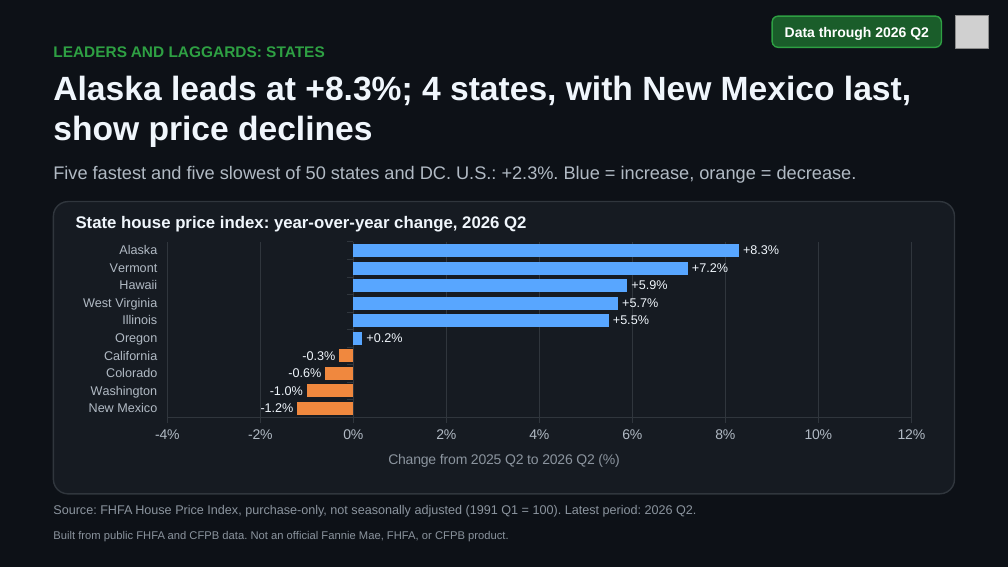
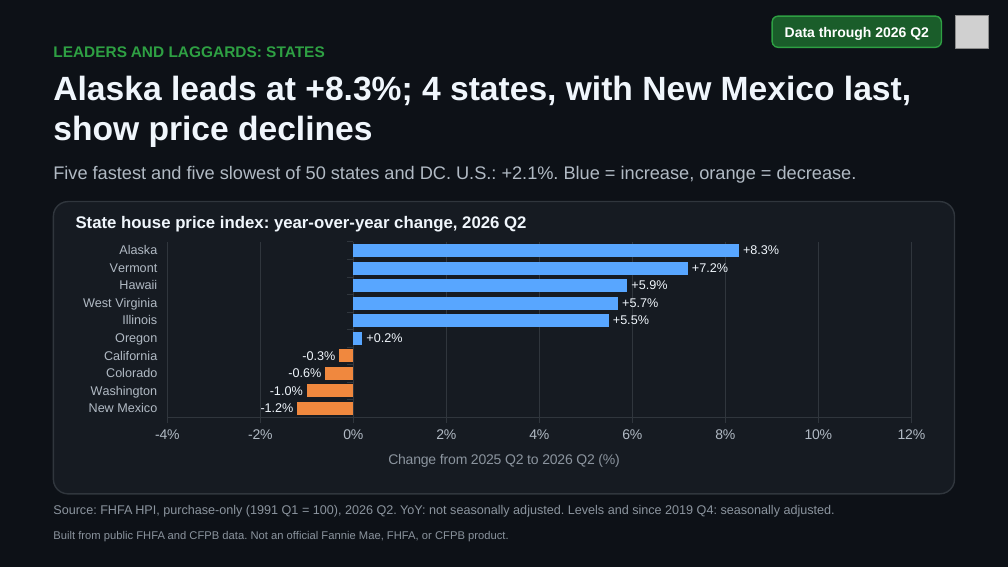
Before and after one commit to DanWahlin/housing-market-demo, a slide deck: slide 4 of briefings/housing-market-briefing.pptx. Drawn at 1008x567 pixels with LibreOffice and Linux fonts; fonts in the diff are those of the drawing; grey boxes stand for pictures. Boxes give left, top, right and bottom in pixels: in the first picture for what was removed or moved away, otherwise in the second. Text is boxed around its words. In the diff, an @@ line names an element or a change of style, - is before the commit and + after.

Commit message:
Use FHFA's quarterly U.S. index and the seasonally adjusted index for changes since 2019 Q4

```diff
--- a/briefings/housing-market-briefing.pptx
+++ b/briefings/housing-market-briefing.pptx
@@ text at [53, 166, 857, 183]: text changed @@
-Five fastest and five slowest of 50 states and DC. U.S.: +2.3%. Blue = increase, orange = decrease.
+Five fastest and five slowest of 50 states and DC. U.S.: +2.1%. Blue = increase, orange = decrease.
@@ text at [53, 505, 835, 517]: text changed @@
-Source: FHFA House Price Index, purchase-only, not seasonally adjusted (1991 Q1 = 100). Latest period: 2026 Q2.
+Source: FHFA HPI, purchase-only (1991 Q1 = 100), 2026 Q2. YoY: not seasonally adjusted. Levels and since 2019 Q4: seasonally adjusted.
```
Also in this commit, not shown: 5 other slides changed, 22 other files.
